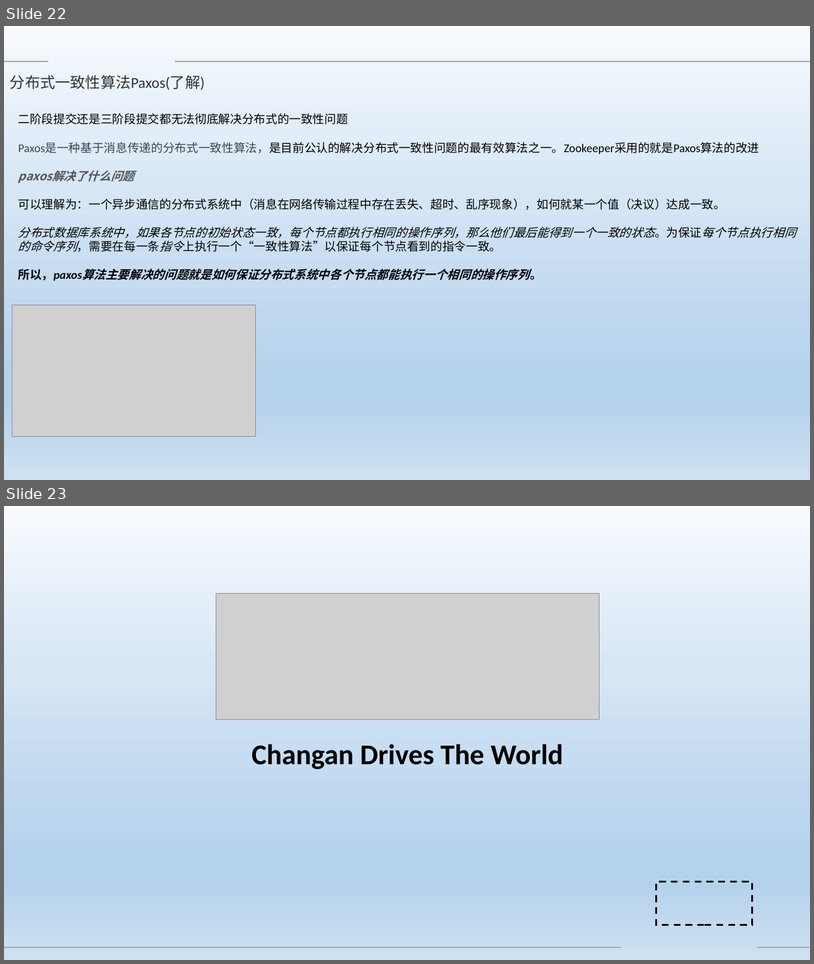
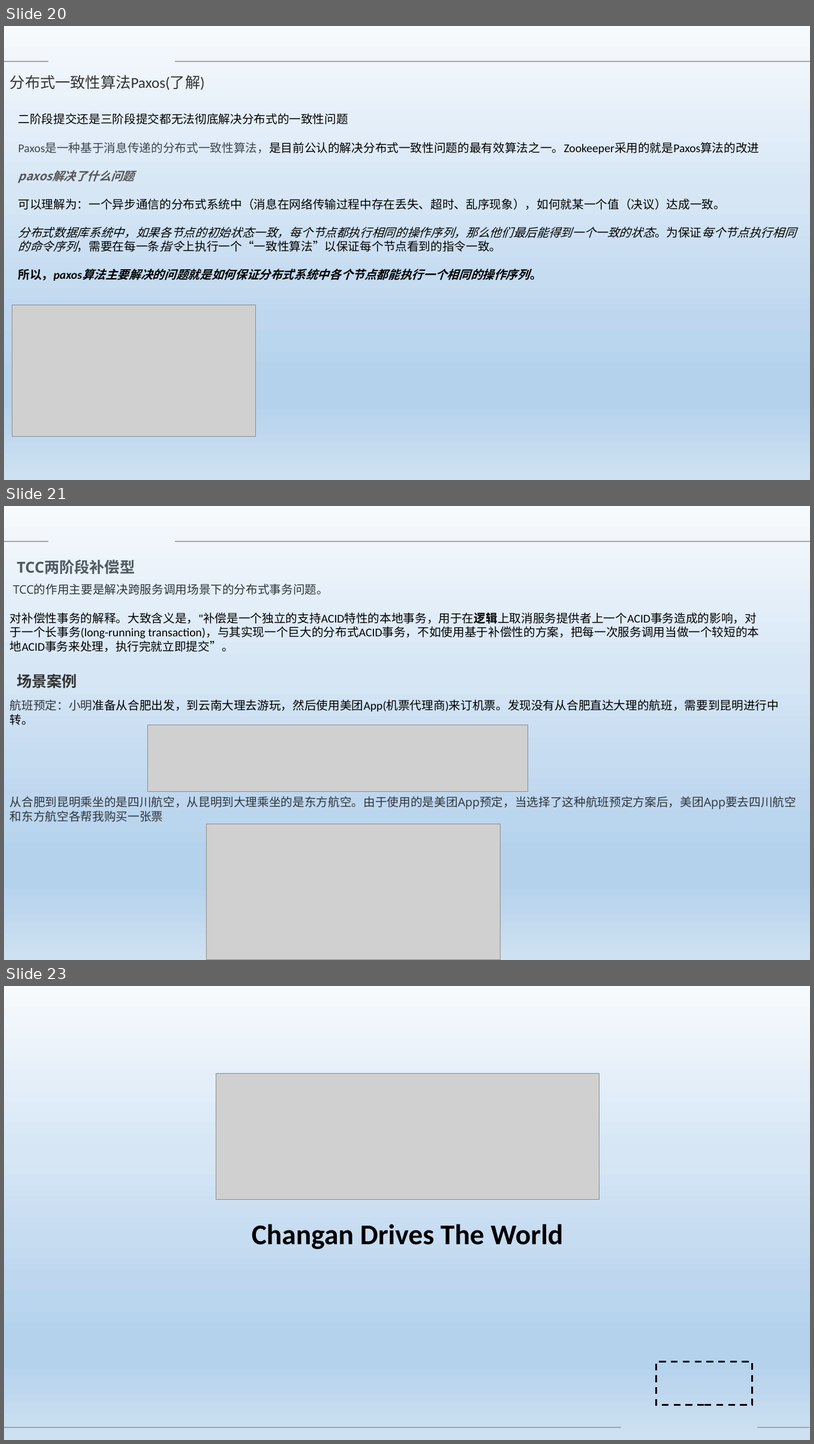
Before and after one commit to Heffie199/zhao_Note, a slide deck: 分布式事务的解决方案 .pptx. Shown one above the other, each under a label of ours: slides 22 and 23 before the commit, slides 20, 21 and 23 after it; the slides between them are not shown. The pictures are 814x964 and 814x1444 pixels, drawn with LibreOffice and Linux fonts; fonts in the diff are those of the drawing; grey boxes stand for pictures; background and template pictures are left out. Boxes give left, top, right and bottom in pixels: in the first picture for what was removed or moved away, otherwise in the second. Text is boxed around its words. In the diff, an @@ line names an element or a change of style, - is before the commit and + after.

```diff
--- a/分布式事务的解决方案 .pptx
+++ b/分布式事务的解决方案 .pptx
@@ slide 21 added at bbox=[4, 506, 810, 960], background picture (left out); not listed: 2 template elements that a slide beside it also shows @@
@@ text added at bbox=[17, 559, 135, 574], 18 pt, text #4E5A64, bold @@
+TCC两阶段补偿型
@@ text added at bbox=[10, 583, 759, 652], 14 pt, text #000000 @@
+TCC的作用主要是解决跨服务调用场景下的分布式事务问题。
+对补偿性事务的解释。大致含义是，"补偿是一个独立的支持ACID特性的本地事务，用于在逻辑上取消服务提供者上一个ACID事务造成的影响，对于一个长事务(long-running transaction)，与其实现一个巨大的分布式ACID事务，不如使用基于补偿性的方案，把每一次服务调用当做一个较短的本地ACID事务来处理，执行完就立即提交”。
@@ text added at bbox=[17, 673, 77, 688], 18 pt, text #333333, bold @@
+场景案例
@@ text added at bbox=[10, 699, 779, 725], 14 pt, text #000000 @@
+航班预定：小明准备从合肥出发，到云南大理去游玩，然后使用美团App(机票代理商)来订机票。发现没有从合肥直达大理的航班，需要到昆明进行中转。
@@ picture added at bbox=[148, 725, 528, 792] @@
@@ text added at bbox=[10, 796, 797, 809], 14 pt, text #2F353B @@
+从合肥到昆明乘坐的是四川航空，从昆明到大理乘坐的是东方航空。由于使用的是美团App预定，当选择了这种航班预定方案后，美团App要去四川航空和东方航空各帮我购买一张票
@@ picture added at bbox=[207, 823, 501, 960] @@
@@ what was slide 22 is now slide 20 @@
```
Also in this commit, not shown: 4 slides changed, 2 other slides added, 3 slides removed.
